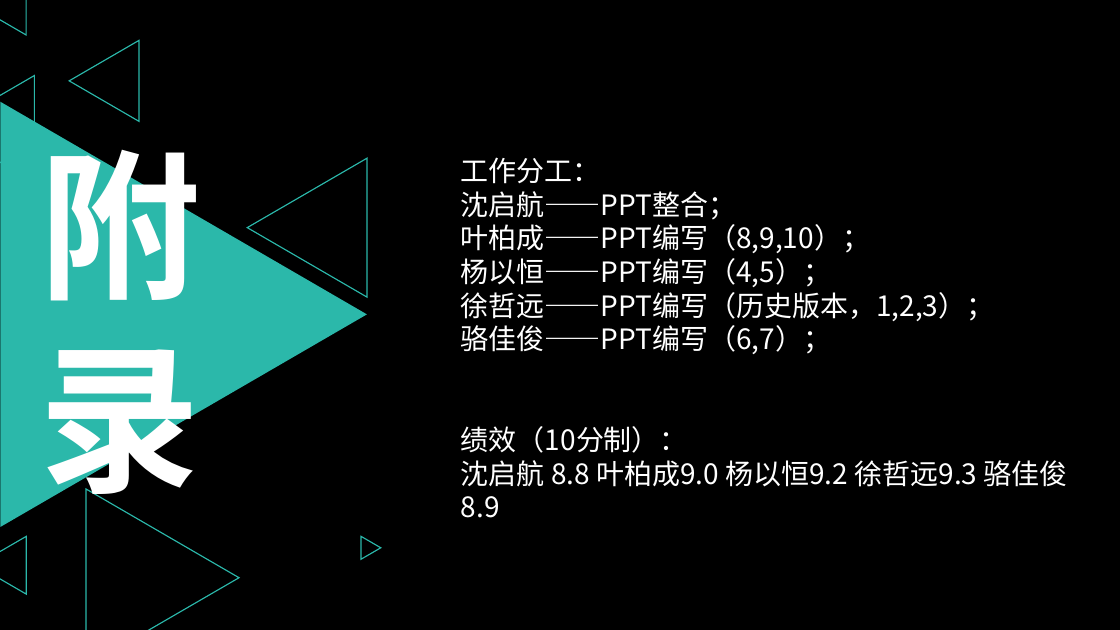
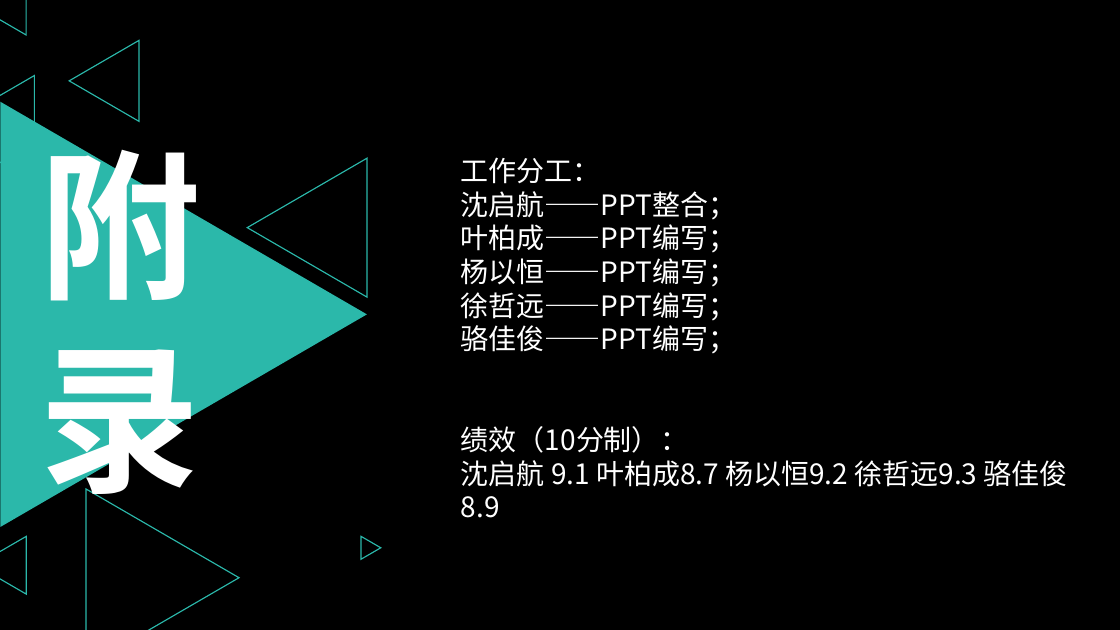
Before and after one commit to PRD2018-G03/PRD2018-G03-SoftwareEngineeringProject, a slide deck: slide 100 of 受控文档/08_其他任务/需求项目工程计划评审PPT/需求项目工程计划评审PPT.pptx (slide 79 before the commit). Drawn at 1120x630 pixels with LibreOffice and Linux fonts; fonts in the diff are those of the drawing. Boxes give left, top, right and bottom in pixels: in the first picture for what was removed or moved away, otherwise in the second. Text is boxed around its words. In the diff, an @@ line names an element or a change of style, - is before the commit and + after.

```diff
--- a/受控文档/08_其他任务/需求项目工程计划评审PPT/需求项目工程计划评审PPT.pptx
+++ b/受控文档/08_其他任务/需求项目工程计划评审PPT/需求项目工程计划评审PPT.pptx
@@ text at (x1=461, y1=224, x2=736, y2=354): text changed @@
-叶柏成——PPT编写（8,9,10）；
-杨以恒——PPT编写（4,5）；
-徐哲远——PPT编写（历史版本，1,2,3）；
-骆佳俊——PPT编写（6,7）；
+叶柏成——PPT编写；
+杨以恒——PPT编写；
+徐哲远——PPT编写；
+骆佳俊——PPT编写；
@@ text at (x1=461, y1=460, x2=1068, y2=518): text changed @@
-沈启航 8.8 叶柏成9.0 杨以恒9.2 徐哲远9.3 骆佳俊8.9
+沈启航 9.1 叶柏成8.7 杨以恒9.2 徐哲远9.3 骆佳俊8.9
```
Also in this commit, not shown: 21 other slides changed, 32 slides added, 11 slides removed.
